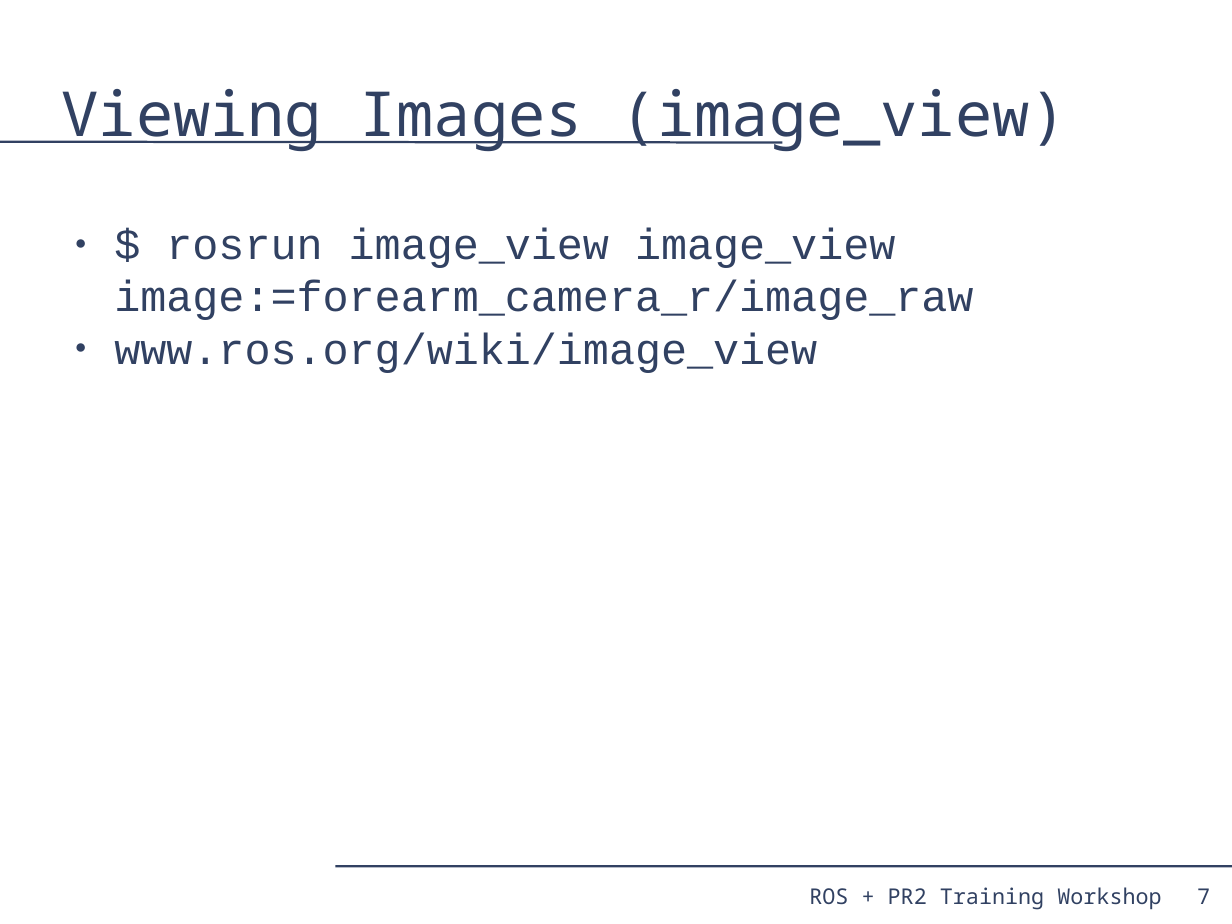
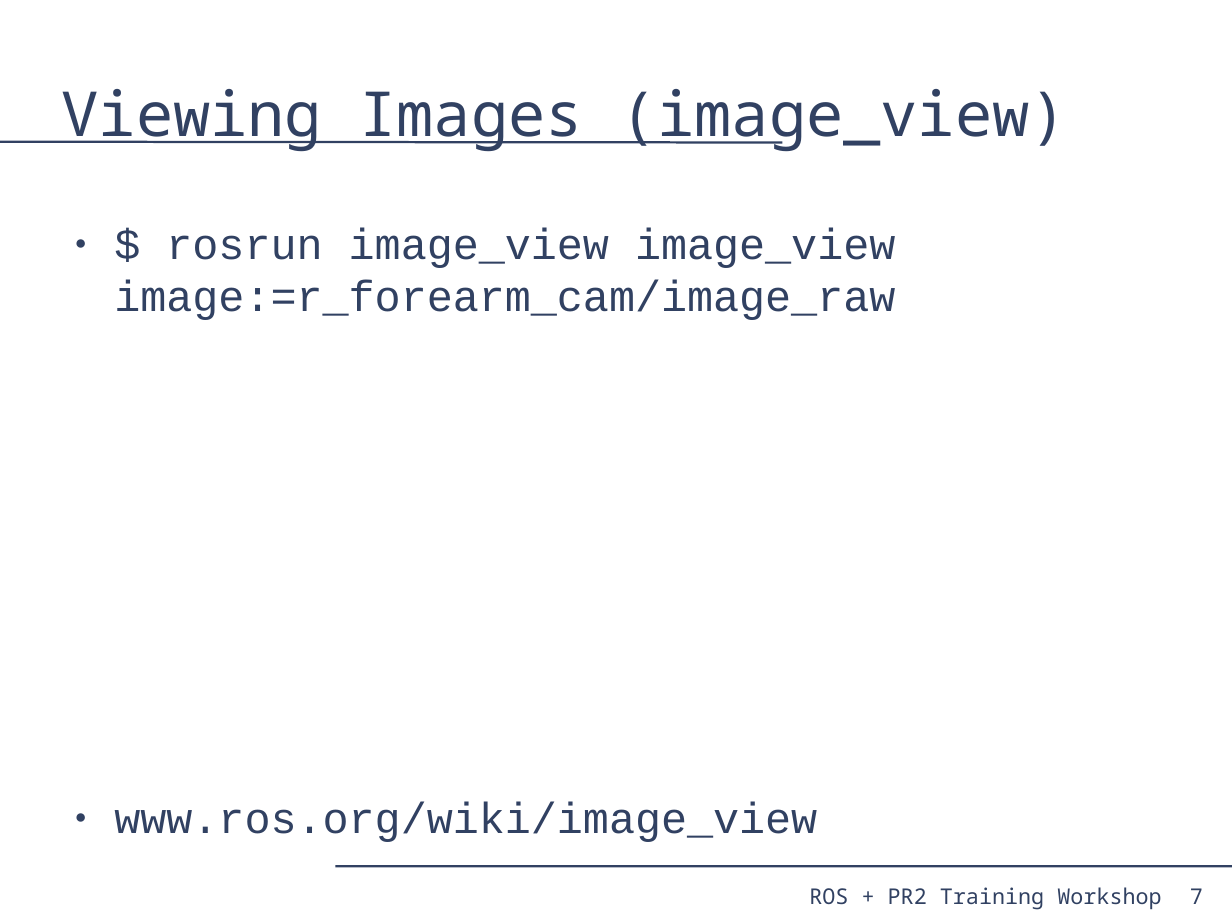
Before and after one commit to PR2/pr2_docs, a slide deck: slide 7 of pr2_training_workshop/processing_camera_data/slides.odp. Drawn at 1232x924 pixels with LibreOffice and Linux fonts; fonts in the diff are those of the drawing. Boxes give left, top, right and bottom in pixels: in the first picture for what was removed or moved away, otherwise in the second. Text is boxed around its words. In the diff, an @@ line names an element or a change of style, - is before the commit and + after.

Commit message:
processing_camera_data: Formatting tweaks. Put remaining reference links at bottom of slides. Switched to new forearm topic names in examples.

```diff
--- a/pr2_training_workshop/processing_camera_data/slides.odp
+++ b/pr2_training_workshop/processing_camera_data/slides.odp
@@ text at bbox=[114, 228, 895, 320]: text changed @@
-● $ rosrun image_view image_view image:=forearm_camera_r/image_raw
+● $ rosrun image_view image_view image:=r_forearm_cam/image_raw
@@ page number: place and size @@
-page number at bbox=[1197, 888, 1210, 904]
+page number at bbox=[1190, 888, 1203, 904]
```
Also in this commit, not shown: 21 other slides changed.
